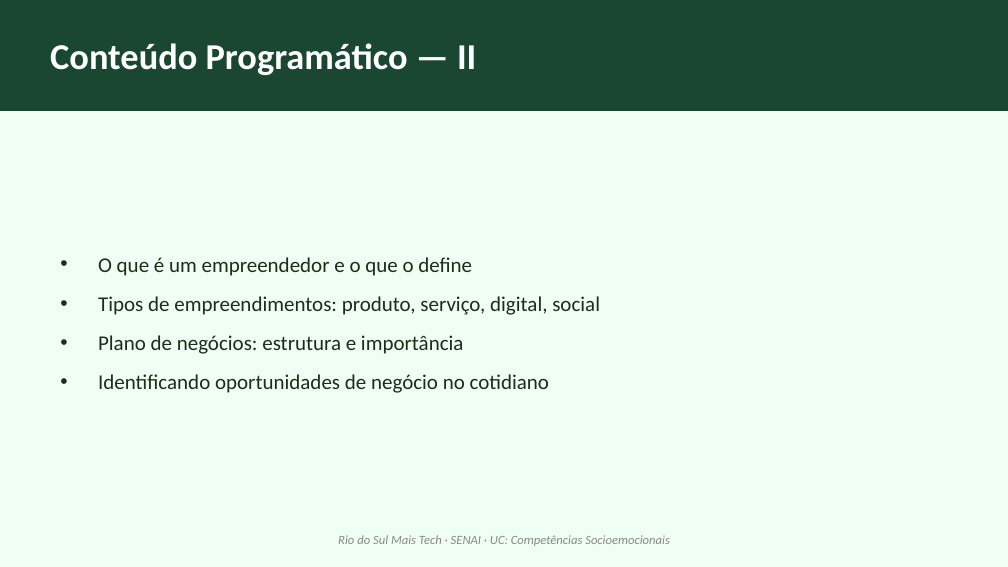
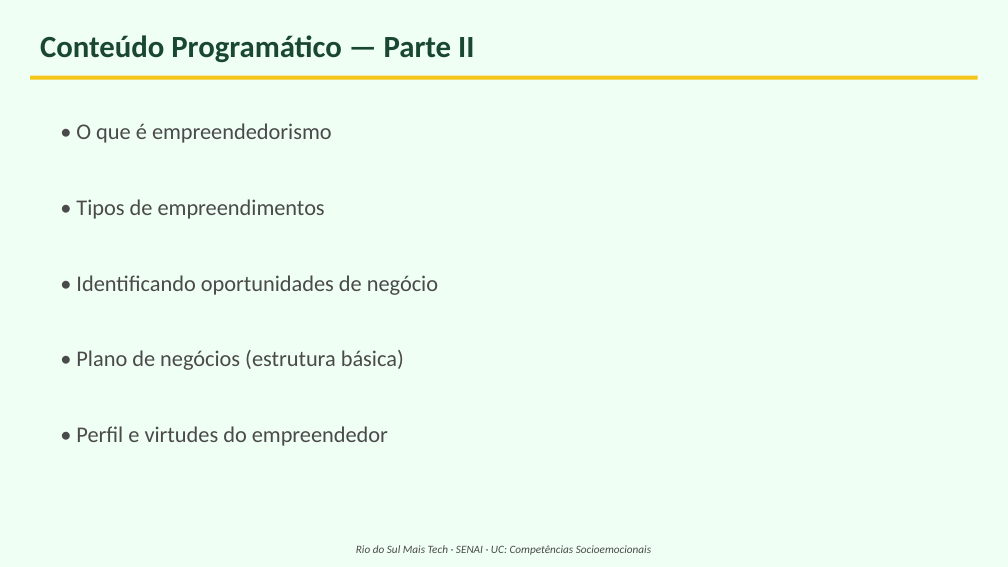
Before and after one commit to Gelvazio/professor-senai, a slide deck: slide 10 of sistema/FICHA-PRODUTO-MAIS-TECH/CompetenciasSocioemocionaisEmpreendedorismo/Slides_Competencias_Socioemocionais_Empreendedorismo.pptx. Drawn at 1008x567 pixels with LibreOffice and Linux fonts; fonts in the diff are those of the drawing. Boxes give left, top, right and bottom in pixels: in the first picture for what was removed or moved away, otherwise in the second. Text is boxed around its words. In the diff, an @@ line names an element or a change of style, - is before the commit and + after.

Commit message:
feat(uc1): adicionar slides faltantes (IE, liderança, legislação, A3P, SWOT, Canvas, financeiro, negociação, virtudes, pitch)

```diff
--- a/sistema/FICHA-PRODUTO-MAIS-TECH/CompetenciasSocioemocionaisEmpreendedorismo/Slides_Competencias_Socioemocionais_Empreendedorismo.pptx
+++ b/sistema/FICHA-PRODUTO-MAIS-TECH/CompetenciasSocioemocionaisEmpreendedorismo/Slides_Competencias_Socioemocionais_Empreendedorismo.pptx
@@ text at <box>40,35,474,63</box>: text changed; size 26 to 22 pt; text colour #FFFFFF to #1A4731 @@
-Conteúdo Programático — II
+Conteúdo Programático — Parte II
@@ rectangle: place and size @@
-rectangle at <box>0,0,1008,111</box>
+rectangle at <box>30,76,978,80</box>
@@ rectangle at <box>30,76,978,80</box>: fill #1A4731 to #F5C518 @@
@@ text at <box>76,123,332,143</box>: text changed; size 15 to 16 pt; text colour #1A2E1A to #4A4A4A @@
-• O que é um empreendedor e o que o define
-• Tipos de empreendimentos: produto, serviço, digital, social
-• Plano de negócios: estrutura e importância
-• Identificando oportunidades de negócio no cotidiano
+• O que é empreendedorismo
@@ text added at <box>76,199,325,219</box>, 16 pt, text #4A4A4A @@
+• Tipos de empreendimentos
@@ text added at <box>76,275,438,295</box>, 16 pt, text #4A4A4A @@
+• Identificando oportunidades de negócio
@@ text added at <box>76,350,404,370</box>, 16 pt, text #4A4A4A @@
+• Plano de negócios (estrutura básica)
@@ text added at <box>76,426,388,446</box>, 16 pt, text #4A4A4A @@
+• Perfil e virtudes do empreendedor
@@ text "Rio do Sul Mais Tech ...": place and size @@
-text "Rio do Sul Mais Tech ..." at <box>338,535,670,546</box>
+text "Rio do Sul Mais Tech ..." at <box>356,545,651,555</box>
@@ text "Rio do Sul Mais Tech ..." at <box>356,545,651,555</box>: size 9 to 8 pt, text colour #888888 to #4A4A4A @@
```
Also in this commit, not shown: 13 other slides changed, 26 slides added, 16 slides removed.
